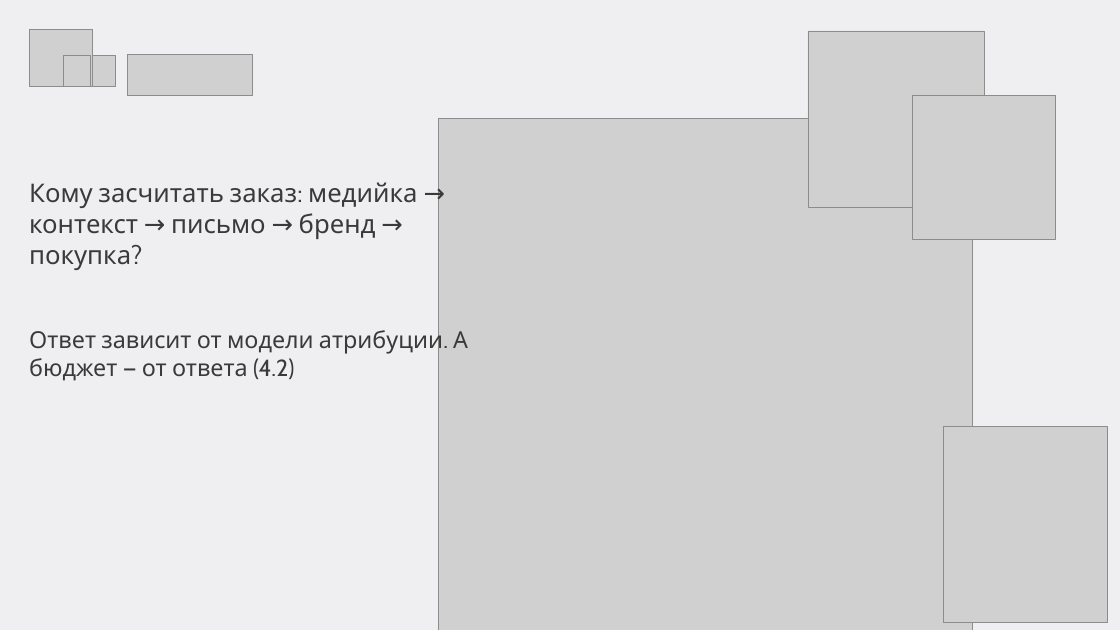
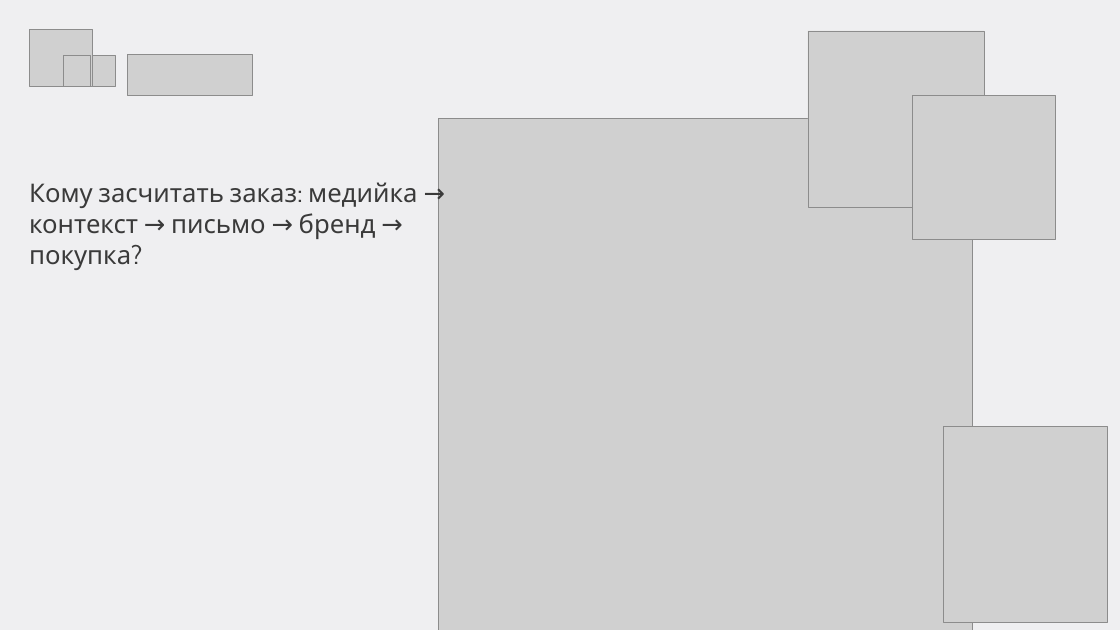
Before and after one commit to gavnukkk97/analytics-lectures, a slide deck: slide 31 of Драфт/маркетинговая-аналитика/presentations/Лекция 03 — Каналы и атрибуция (модули 3–4).pptx (slide 18 before the commit). Drawn at 1120x630 pixels with LibreOffice and Linux fonts; fonts in the diff are those of the drawing; grey boxes stand for pictures; background and template pictures are left out. Boxes give left, top, right and bottom in pixels: in the first picture for what was removed or moved away, otherwise in the second. Text is boxed around its words. In the diff, an @@ line names an element or a change of style, - is before the commit and + after.

```diff
--- a/Драфт/маркетинговая-аналитика/presentations/Лекция 03 — Каналы и атрибуция (модули 3–4).pptx
+++ b/Драфт/маркетинговая-аналитика/presentations/Лекция 03 — Каналы и атрибуция (модули 3–4).pptx
@@ text removed at <box>29,326,468,381</box> @@
-Ответ зависит от модели атрибуции. А бюджет — от ответа (4.2)
```
Also in this commit, not shown: 24 other slides changed, 33 slides added, 10 slides removed, 24 other files.
